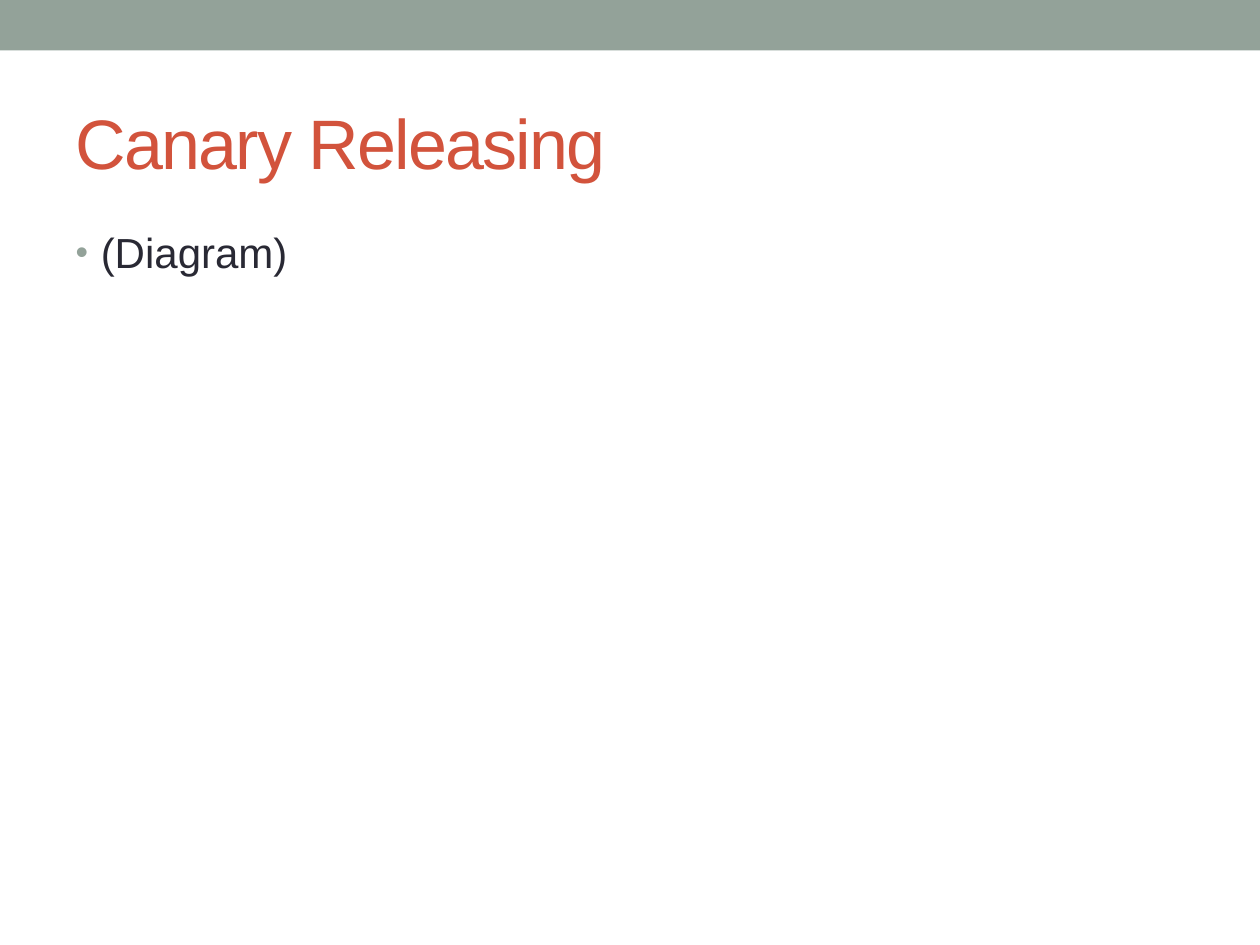
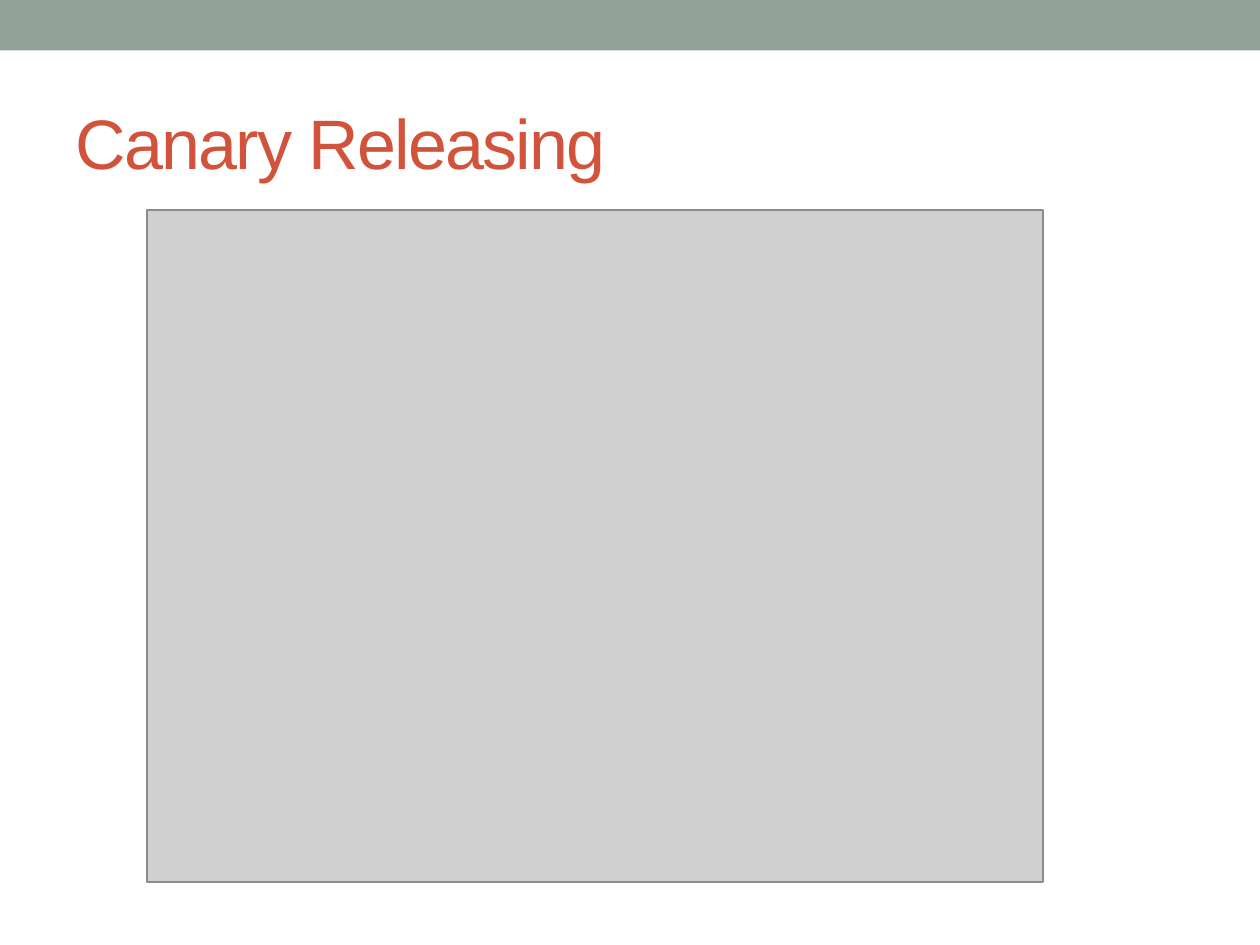
Before and after one commit to Gilligan128/Presentations, a slide deck: slide 19 of ContinuousDelivery/Continuous Delivery.pptx. Drawn at 1260x945 pixels with LibreOffice and Linux fonts; fonts in the diff are those of the drawing; grey boxes stand for pictures. Boxes give left, top, right and bottom in pixels: in the first picture for what was removed or moved away, otherwise in the second. Text is boxed around its words. In the diff, an @@ line names an element or a change of style, - is before the commit and + after.

Commit message:
Added diagrams to COntinuous Delivery. Added the rest of Tips and Tricks code.

```diff
--- a/ContinuousDelivery/Continuous Delivery.pptx
+++ b/ContinuousDelivery/Continuous Delivery.pptx
@@ text removed at (101, 237, 288, 277) @@
-• (Diagram)
@@ picture added at (147, 210, 1043, 882) @@
```
Also in this commit, not shown: 3 other slides changed.
